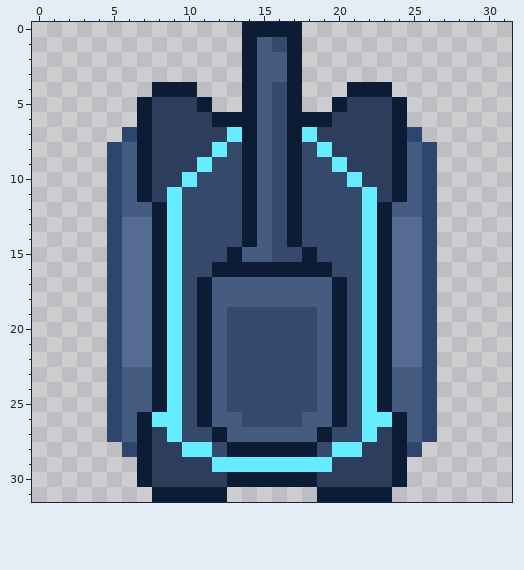
One commit to this pixel-art sprite: images/tank_char_1.png. The picture above was drawn from the file before the commit.
The file is 320x320 pixels, drawn in blocks of 10x10; one block is one cell here. Colours within 5 levels of each other are drawn and written as one.
The result:
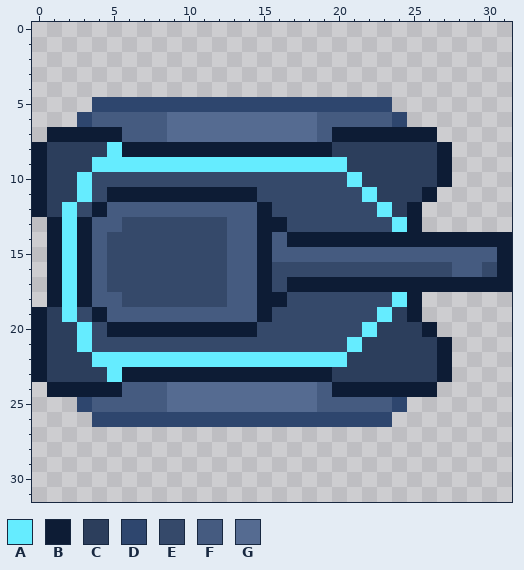
Palette (. is transparent): A #65ecff  B #0d1c35  C #2c3e5c  D #2e466e  E #35496a  F #455b80  G #556b91
The edit:
Changed rows in their new state; - is an unchanged pixel.
first column x 0:
 0 --------------....--------------
 1 --------------....--------------
 2 --------------....--------------
 3 --------------....--------------
 4 --------...---....---...--------
 5 ----DDDDDDDDDDDDDDDDDDDD.-------
 6 ---DFFFFFGGGGGGGGGGFFFFFD-------
 7 -BBBBBFFFGGGGGGGGGGFBBBB-BB-----
 8 BCCCCAB-BBBBBB-BB-BB----CCCB----
 9 BCCCAAAAAAA-AAAAAAAA----CCCB----
10 BCCAEEEEEEE---EE-E------CCCB----
11 BCCAEBB-BBBBBB-E-E------CCB-----
12 BCAEBF--FFFFFFFB-E----EACB.-----
13 -BABFFEEEE---FFBBE----EEAB.-----
14 -BABFEEEEE---FFBF-BBBBB-BBBBBBBB
15 -BABFEEEEE---F-BFFFFFFFFFFFFFFFB
16 -BABFEEEEE--EFF-EEEE--EEEEEEFFEB
17 -BABFEEEEE-EE--BEBBB-BB-BBBBBBBB
18 -BABFFEEEE-EE--BBEEEE-EEAB.-----
19 BCAEBFFFFFFF-FFB---EE-EACB.-----
20 BCCAEBBB-BB-BBB----EE--CCCB-----
21 BCCAEEEEEE-EE------EEACCCCCB----
22 BCCCAAAAA-AAAAAAAAAAACCCCCCB----
23 BCCCCABB-BB-BBBBBBBBCCCCCCCB----
24 -BBBBB--FGGGGGGGGGG--BB-BBB-----
25 ---DFF--FGGGGGGGGGG-FFFFD..-----
26 ----D-DDDDDDDDDDDDDDDDDD...-----
27 -----......................-----
28 ------....................------
29 -------..................-------
30 -------..................-------
31 --------.....------.....--------
Boxes around the changes in both pictures, in picture pixels (x1, y1, x2, y2):
changed: (32, 22, 512, 502)
